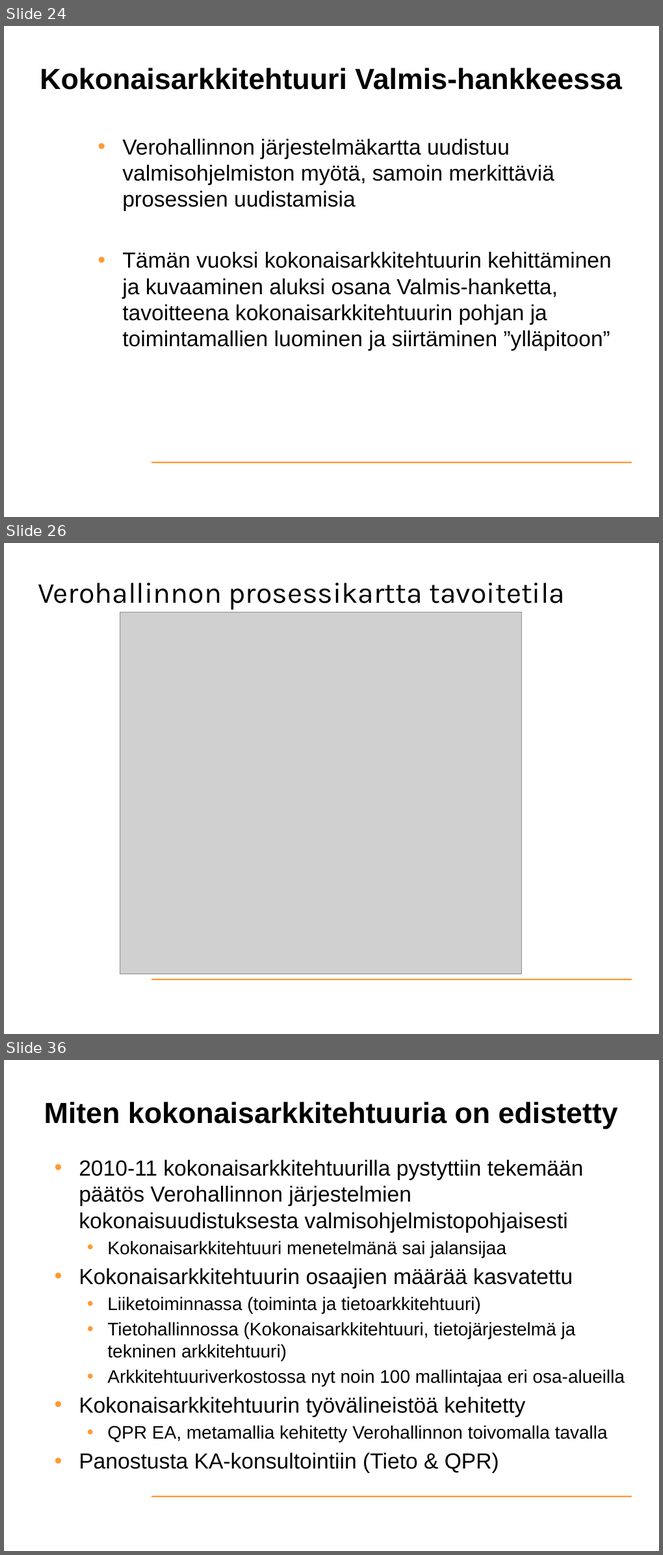
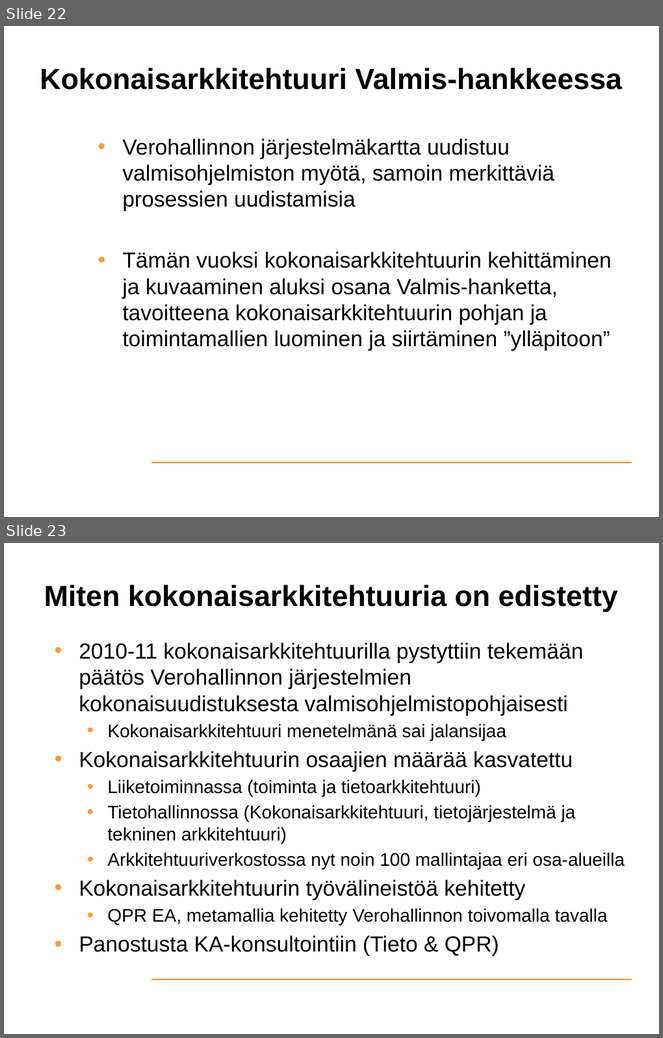
Before and after one commit to UniversityofHelsinki/itpn, a slide deck: out/slidet/heikura.pptx. Shown one above the other, each under a label of ours: slides 24, 26 and 36 before the commit, slides 22 and 23 after it; the slides between them are not shown. The pictures are 663x1555 and 663x1038 pixels, drawn with LibreOffice and Linux fonts; fonts in the diff are those of the drawing; grey boxes stand for pictures; background and template pictures are left out. Boxes give left, top, right and bottom in pixels: in the first picture for what was removed or moved away, otherwise in the second. Text is boxed around its words. In the diff, an @@ line names an element or a change of style, - is before the commit and + after.

```diff
--- a/out/slidet/heikura.pptx
+++ b/out/slidet/heikura.pptx
@@ slide 26 removed at box(4, 543, 659, 1034), background #FFFFFF; not listed: 1 template element that a slide beside it also shows @@
@@ title removed at box(38, 583, 566, 610) @@
-Verohallinnon prosessikartta tavoitetila
@@ picture removed at box(120, 613, 521, 975) @@
@@ what was slide 24 is now slide 22 @@
@@ what was slide 36 is now slide 23 @@
```
Also in this commit, not shown: 2 slides changed, 12 other slides removed, 13 other files.
